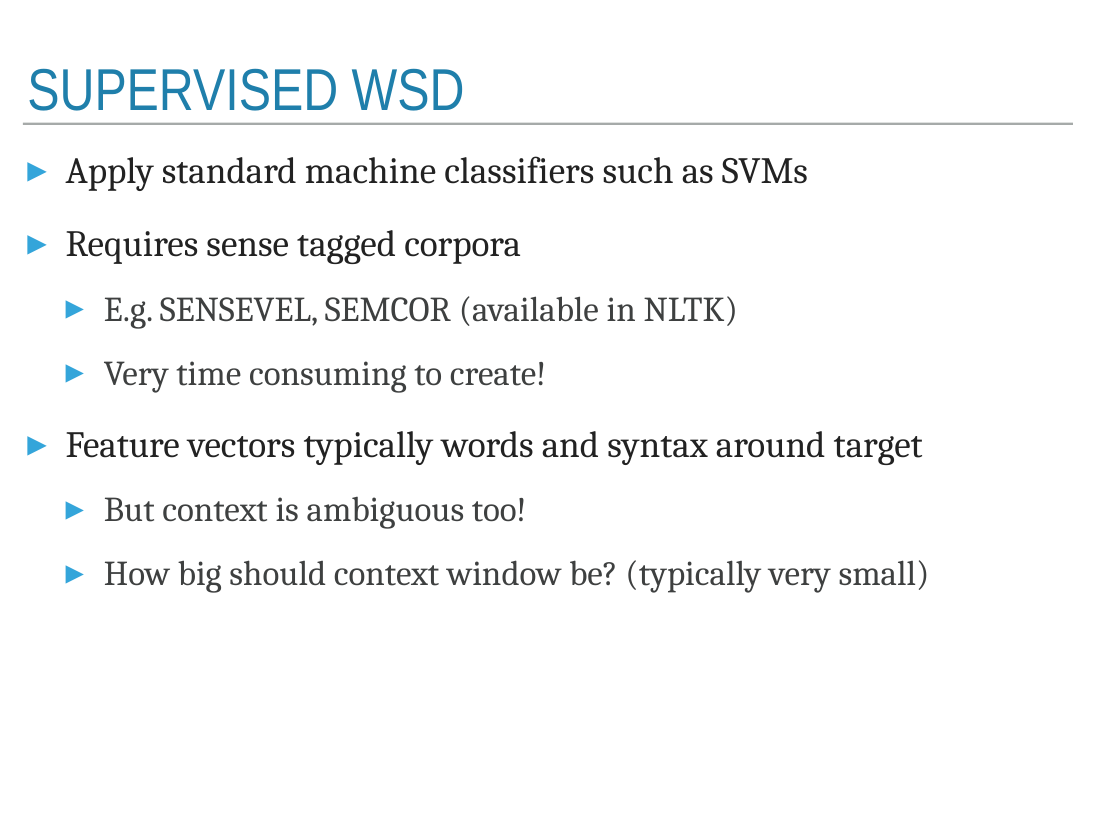
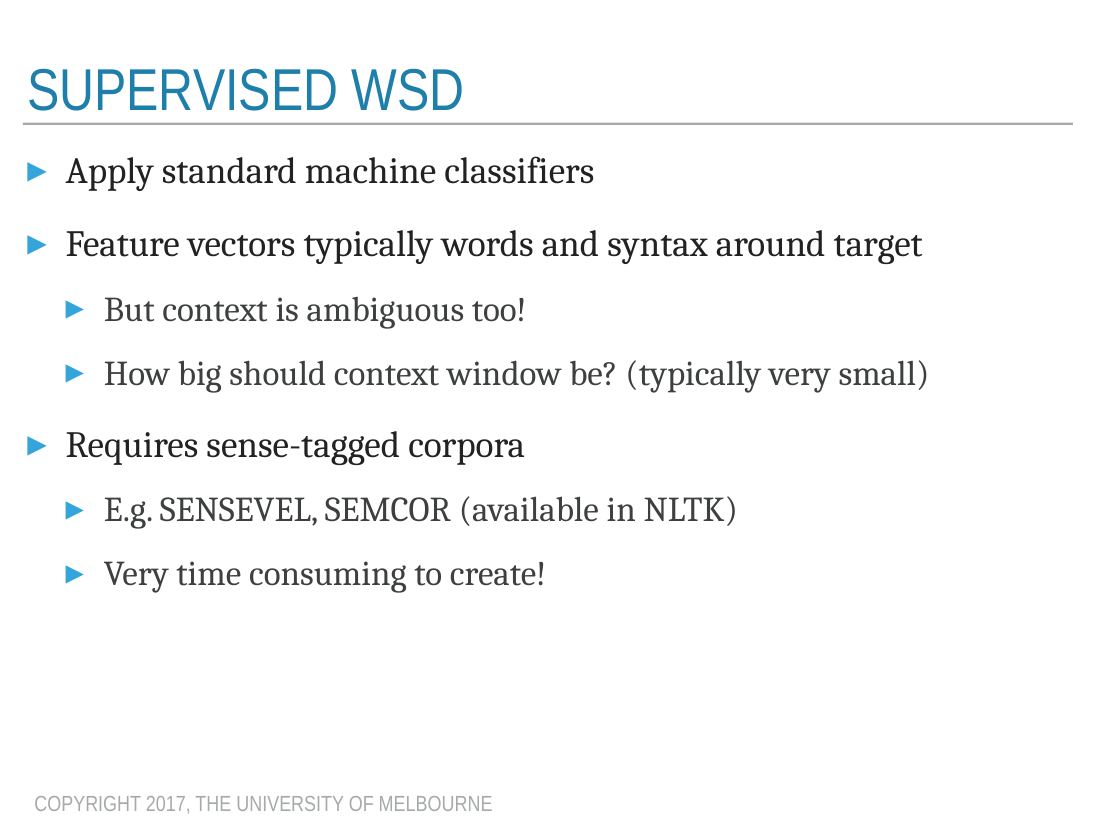
Before and after one commit to trevorcohn/comp90042, a slide deck: slide 13 of slides/WSTA_L8_lexical_semantics.pptx. Drawn at 1120x840 pixels with LibreOffice and Linux fonts; fonts in the diff are those of the drawing. Boxes give left, top, right and bottom in pixels: in the first picture for what was removed or moved away, otherwise in the second. Text is boxed around its words. In the diff, an @@ line names an element or a change of style, - is before the commit and + after.

```diff
--- a/slides/WSTA_L8_lexical_semantics.pptx
+++ b/slides/WSTA_L8_lexical_semantics.pptx
@@ text at (x1=66, y1=156, x2=594, y2=191): text changed @@
-▸ Apply standard machine classifiers such as SVMs
-▸ Requires sense tagged corpora
-  ▸ E.g. SENSEVEL, SEMCOR (available in NLTK)
-  ▸ Very time consuming to create!
+▸ Apply standard machine classifiers
@@ text at (x1=66, y1=431, x2=738, y2=593): paragraphs added @@
+▸ Requires sense-tagged corpora
+  ▸ E.g. SENSEVEL, SEMCOR (available in NLTK)
+  ▸ Very time consuming to create!
@@ text added at (x1=34, y1=796, x2=493, y2=814), 20 pt, text #A6AAA9 @@
+COPYRIGHT 2017, THE UNIVERSITY OF MELBOURNE
```
Also in this commit, not shown: 19 other slides changed, 1 other file.
